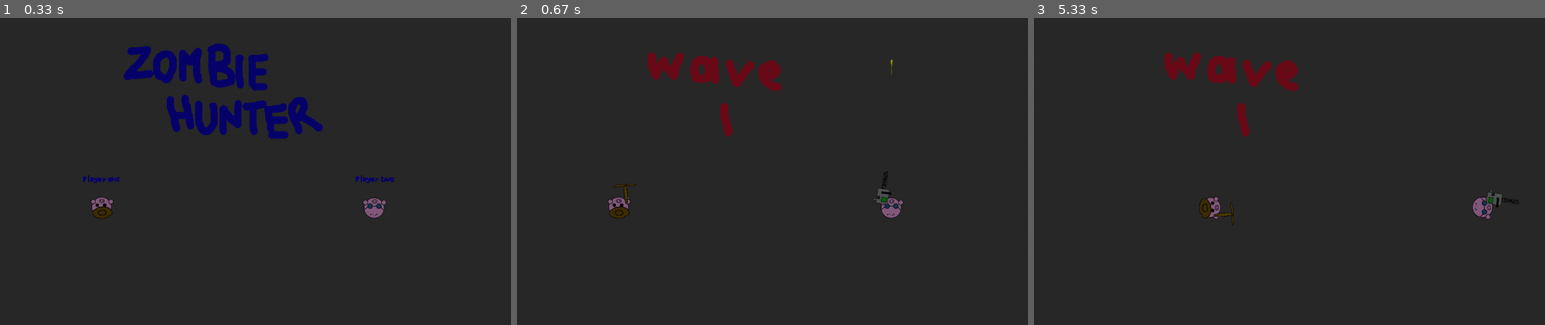
Above: before the commit, frames 1-3 (left to right).
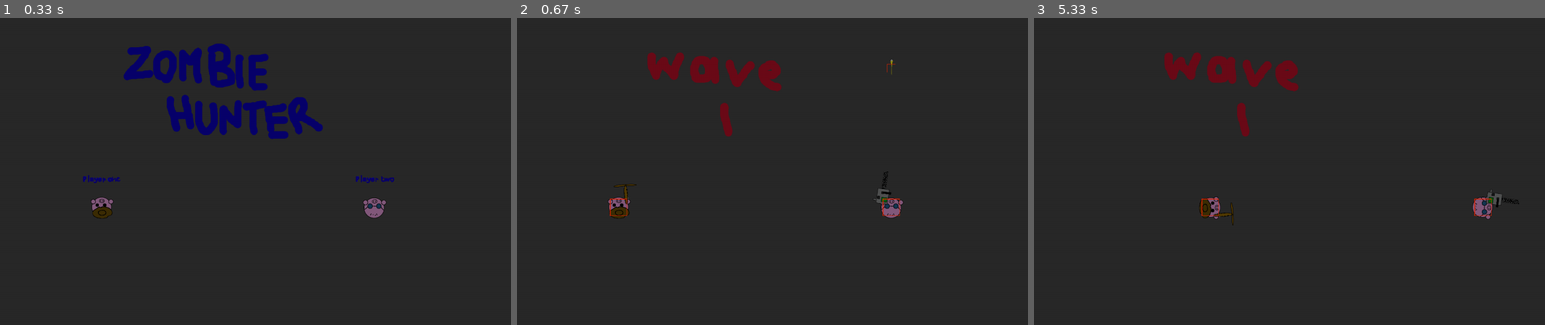
Above: after the commit, the same moments.

Repository: fbouquet42/zombiehunter
Game: pygame game, started from main.py
The game is run twice, just before and just after one commit, with the same random seed, the same clock (stepped at 60 frames per second) and the same inputs.
Inputs:
- Up to frame 1 (0.33 s): no input
- Up to frame 2 (0.67 s): tap Enter at 0.33 s
- Up to frame 3 (5.33 s): hold Esc 0.67-1.13 s; hold Right 0.67-1.13 s; tap Esc at 4.73 s; hold Right from 5.07 s (still down); hold D from 5.07 s (still down)

Frame 1 is identical in both runs. In frame 2, less than 0.1% of the frame differs, in the area x 18-75%, y 14-65%; in frame 3, less than 0.1%.

Commit message:
graphism update

Diff:
--- a/events.py
+++ b/events.py
@@ -51,8 +51,26 @@
             time.sleep(0.01)
 
 
+def wave_debug(env):
+    title = pygame.image.load(env.img_src + "wave_1.png")
+    title = pygame.transform.scale(title, (env.player_dimensions * 4, env.player_dimensions * 4))
+    env.titles.append(title)
+    time.sleep(5)
+    env.titles.remove(title)
+
+    monsters = ['jack_lantern', 'zombie', 'cyclops']
+    while True:
+        for monster in monsters:
+            env.spawn(monster)
+        while len(env.monsters):
+            time.sleep(0.1)
+        while env.pause:
+            time.sleep(0.01)
+
 def wave_1(env):
-
+    if env.debug:
+        wave_debug(env)
+        return
     title = pygame.image.load(env.img_src + "wave_1.png")
     title = pygame.transform.scale(title, (env.player_dimensions * 4, env.player_dimensions * 4))
     env.titles.append(title)
--- a/main.py
+++ b/main.py
@@ -9,7 +9,7 @@
 
 #initialization
 pygame.init()
-env = Env(width=1366, height=768, img_src='src/', player_dimensions=180, debug=False)
+env = Env(width=1366, height=768, img_src='src/', player_dimensions=180, debug=True)
 
 env.GameManager = pygame.display.set_mode((env.width,env.height))
 pygame.display.set_caption('Zombie Hunters')
@@ -32,7 +32,7 @@
             crashed = True
     env.pressed = pygame.key.get_pressed()
     if env.pressed[pygame.K_ESCAPE]:
-        menu.pausemenu(env, clock)
+        menu.pausemenu(env)
     elif not env.pause:
         env.GameManager.blit(env.background, (0, 0))
         events.display(env)
--- a/menu.py
+++ b/menu.py
@@ -25,7 +25,7 @@
         clock.tick(3)
 
 
-def pausemenu(env, clock):
+def pausemenu(env):
     if not hasattr(pausemenu, 'time'):
         env.pause = True
         pausemenu.time = time.time()
Binary file added: src/hat.png
Binary file removed: src/jack_lantern.png
Binary file added: src/jack_test.png
Binary file changed: src/monsters/cyclops_dead.png
Binary file changed: src/monsters/cyclops_eyeless.png
Binary file changed: src/monsters/cyclops_eyeless_injured.png
Binary file changed: src/monsters/jack_lantern.png
Binary file changed: src/monsters/jack_lantern_injured.png
Binary file added: src/weapons/lantern.png
Binary file added: src/weapons/lantern_off.png
Binary file added: src/weapons/rifle.png
